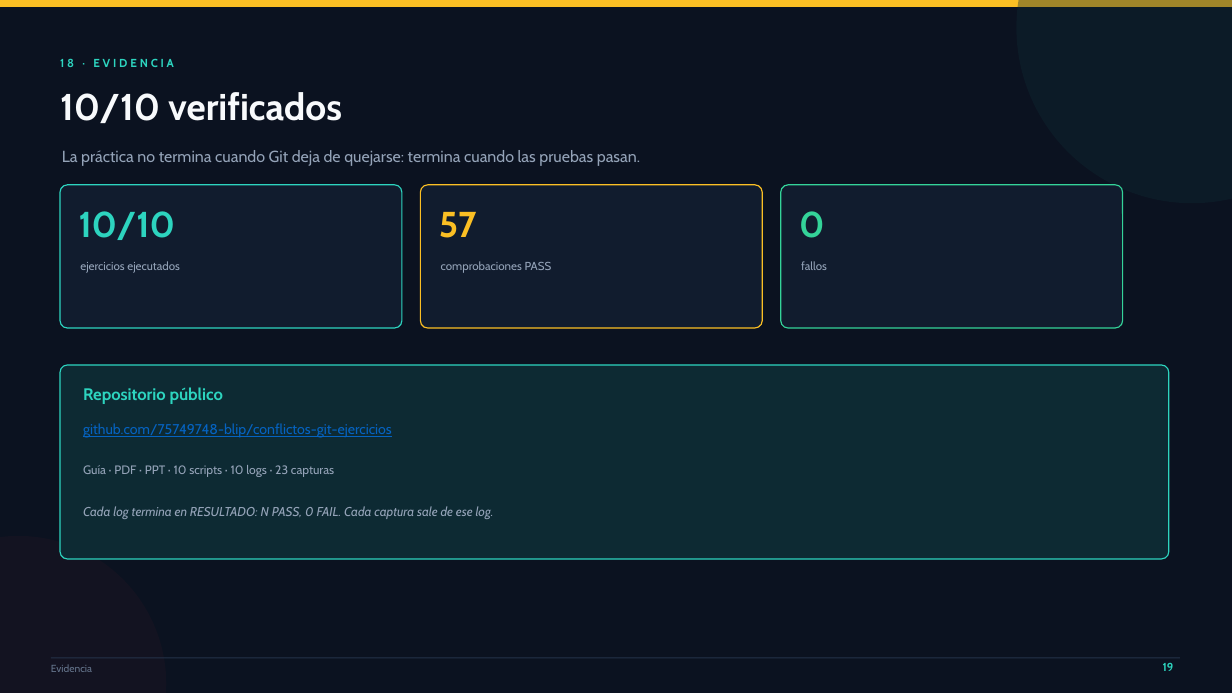
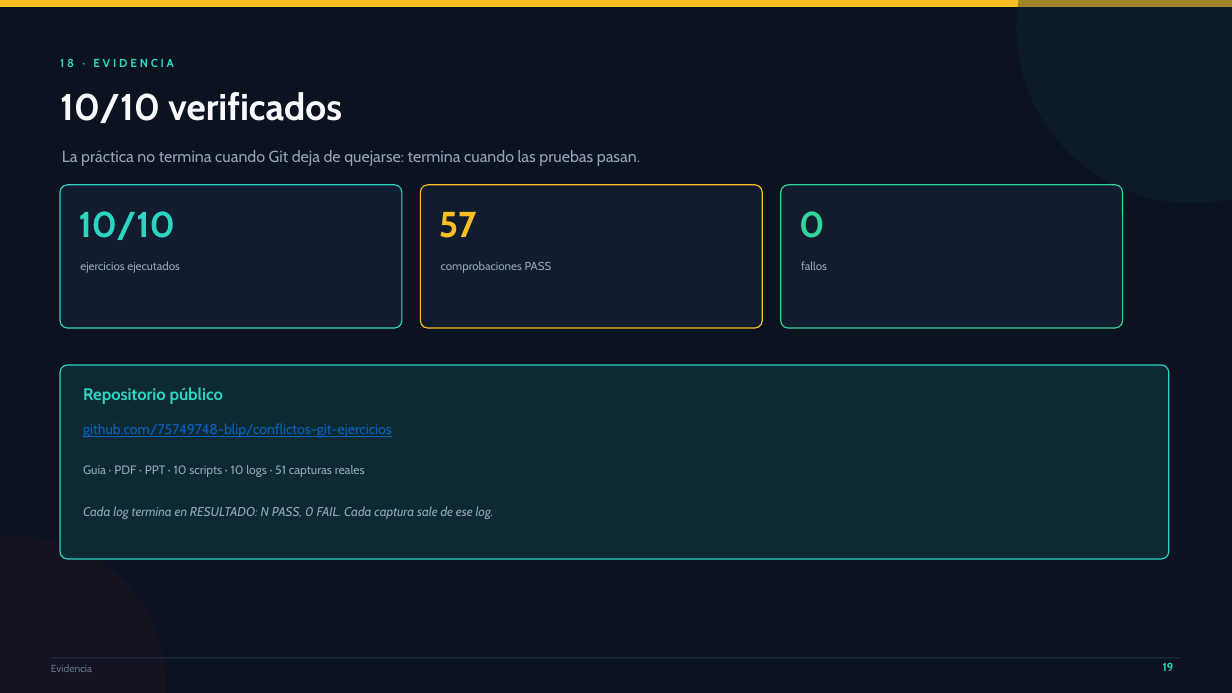
Before and after one commit to 75749748-blip/conflictos-git-ejercicios, a slide deck: slide 19 of Conflictos-Git-Presentacion.pptx. Drawn at 1232x693 pixels with LibreOffice and Linux fonts; fonts in the diff are those of the drawing. Boxes give left, top, right and bottom in pixels: in the first picture for what was removed or moved away, otherwise in the second. Text is boxed around its words. In the diff, an @@ line names an element or a change of style, - is before the commit and + after.

Commit message:
Guia compacta de 19 paginas, anexo de 13 y texto impersonal
Reestructura la guia: marco conceptual, metodologia, procedimiento, 10 ejercicios, anexo de 49 comandos, resultados y conclusiones. Reduce el anexo tecnico a una ficha por ejercicio con captura real de cierre. Neutraliza el tono del mapa, la presentacion y la galeria. Actualiza el README.

```diff
--- a/Conflictos-Git-Presentacion.pptx
+++ b/Conflictos-Git-Presentacion.pptx
@@ text at (x1=83, y1=465, x2=365, y2=477): text changed @@
-Guía · PDF · PPT · 10 scripts · 10 logs · 23 capturas
+Guía · PDF · PPT · 10 scripts · 10 logs · 51 capturas reales
```
Also in this commit, not shown: 13 other slides changed, 17 other files.
